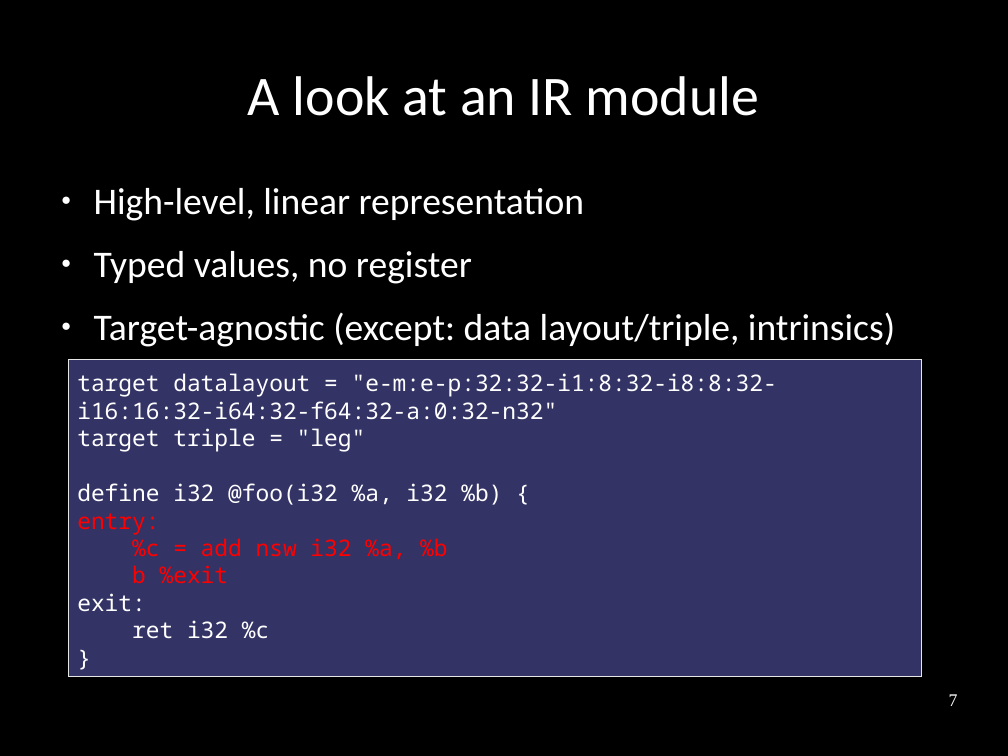
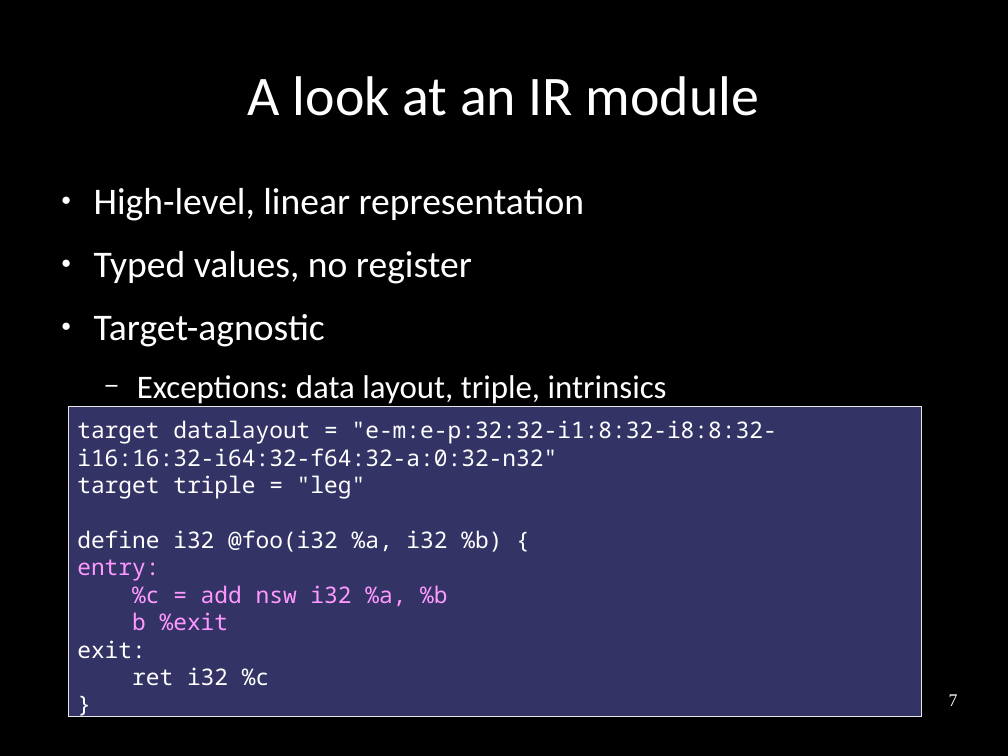
Before and after one commit to frasercrmck/llvm-leg, a slide deck: slide 7 of docs/Codeplay/Slides.odp. Drawn at 1008x756 pixels with LibreOffice and Linux fonts; fonts in the diff are those of the drawing. Boxes give left, top, right and bottom in pixels: in the first picture for what was removed or moved away, otherwise in the second. Text is boxed around its words. In the diff, an @@ line names an element or a change of style, - is before the commit and + after.

```diff
--- a/docs/Codeplay/Slides.odp
+++ b/docs/Codeplay/Slides.odp
@@ text at (94, 314, 667, 407): text changed; size 29.6 to 25.9 pt @@
-● Target-agnostic (except: data layout/triple, intrinsics)
+● Target-agnostic
+  − Exceptions: data layout, triple, intrinsics
@@ rectangle "target datalayout = "e-m:e-p:32:32-i1:8:32-i8:8:32-i16:16:32 ...": place and size @@
-rectangle "target datalayout = "e-m:e-p:32:32-i1:8:32-i8:8:32-i16:16:32 ..." at (69, 360, 922, 677)
+rectangle "target datalayout = "e-m:e-p:32:32-i1:8:32-i8:8:32-i16:16:32 ..." at (69, 407, 922, 717)
@@ text in rectangle at (77, 559, 447, 631): text colour #FF0000 to #FF99FF in "entry:", "%c = add nsw i32 %a, %b", "b %exit" @@
```
Also in this commit, not shown: 19 other slides changed, 1 slide added, 4 slides removed.
